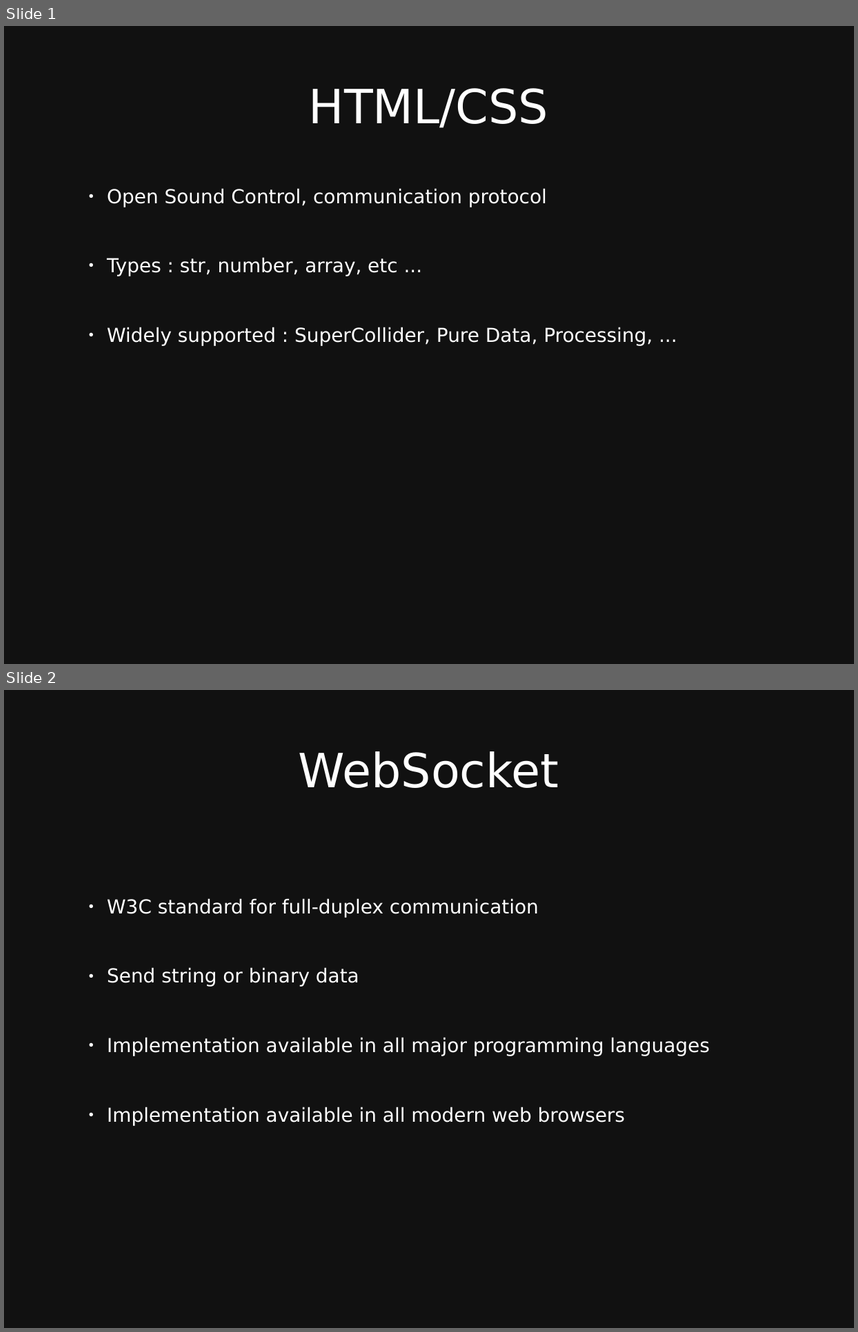
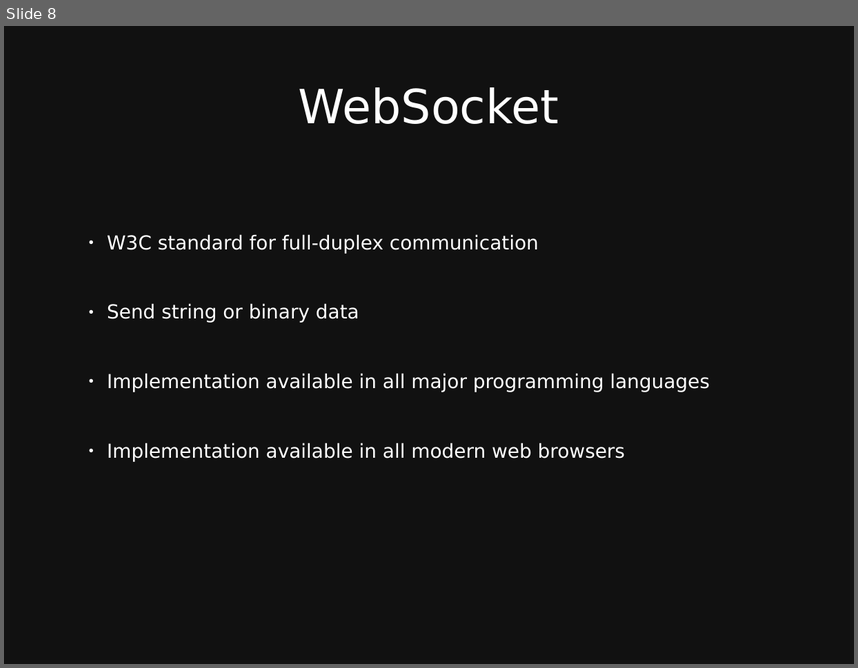
Before and after one commit to taylorbf/distributed-music-workshop, a slide deck: slides.odp. Shown one above the other, each under a label of ours: slides 1 and 2 before the commit, slide 8 after it. The pictures are 858x1332 and 858x668 pixels, drawn with LibreOffice and Linux fonts; fonts in the diff are those of the drawing. Boxes give left, top, right and bottom in pixels: in the first picture for what was removed or moved away, otherwise in the second. Text is boxed around its words. In the diff, an @@ line names an element or a change of style, - is before the commit and + after.

Commit message:
slides for html + css + js

```diff
--- a/slides.odp
+++ b/slides.odp
@@ slide 1 removed at (x1=4, y1=26, x2=854, y2=664), background #111111 @@
@@ title removed at (x1=309, y1=88, x2=548, y2=128) @@
-HTML/CSS
@@ text removed at (x1=107, y1=188, x2=653, y2=346) @@
-● Open Sound Control, communication protocol
-● Types : str, number, array, etc ...
-● Widely supported : SuperCollider, Pure Data, Processing, ...
@@ what was slide 2 is now slide 8 @@
```
Also in this commit, not shown: 1 slide changed, 7 slides added.
